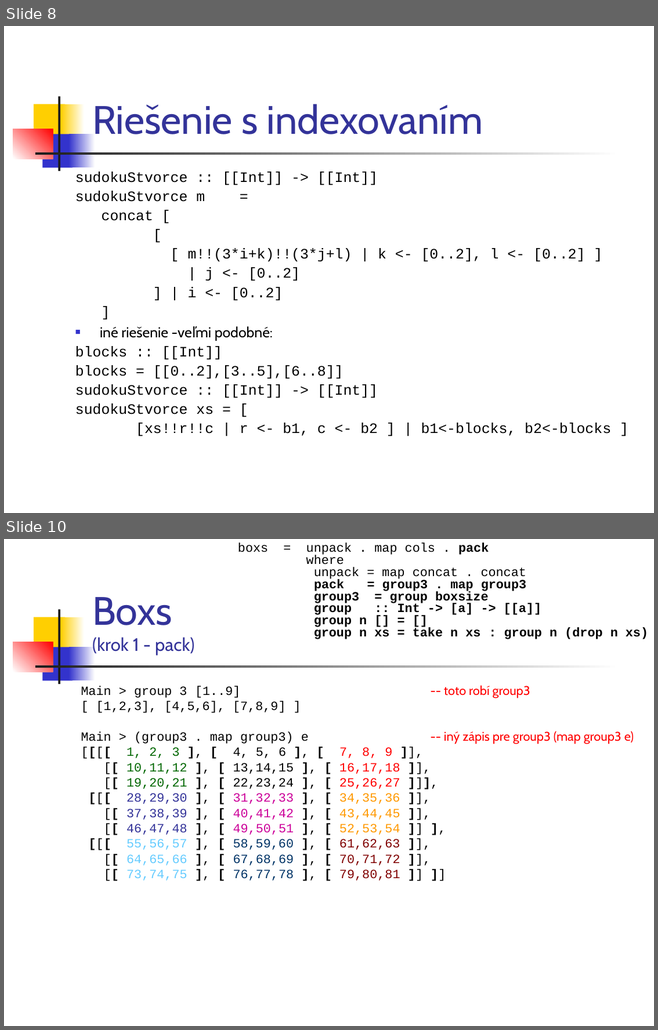
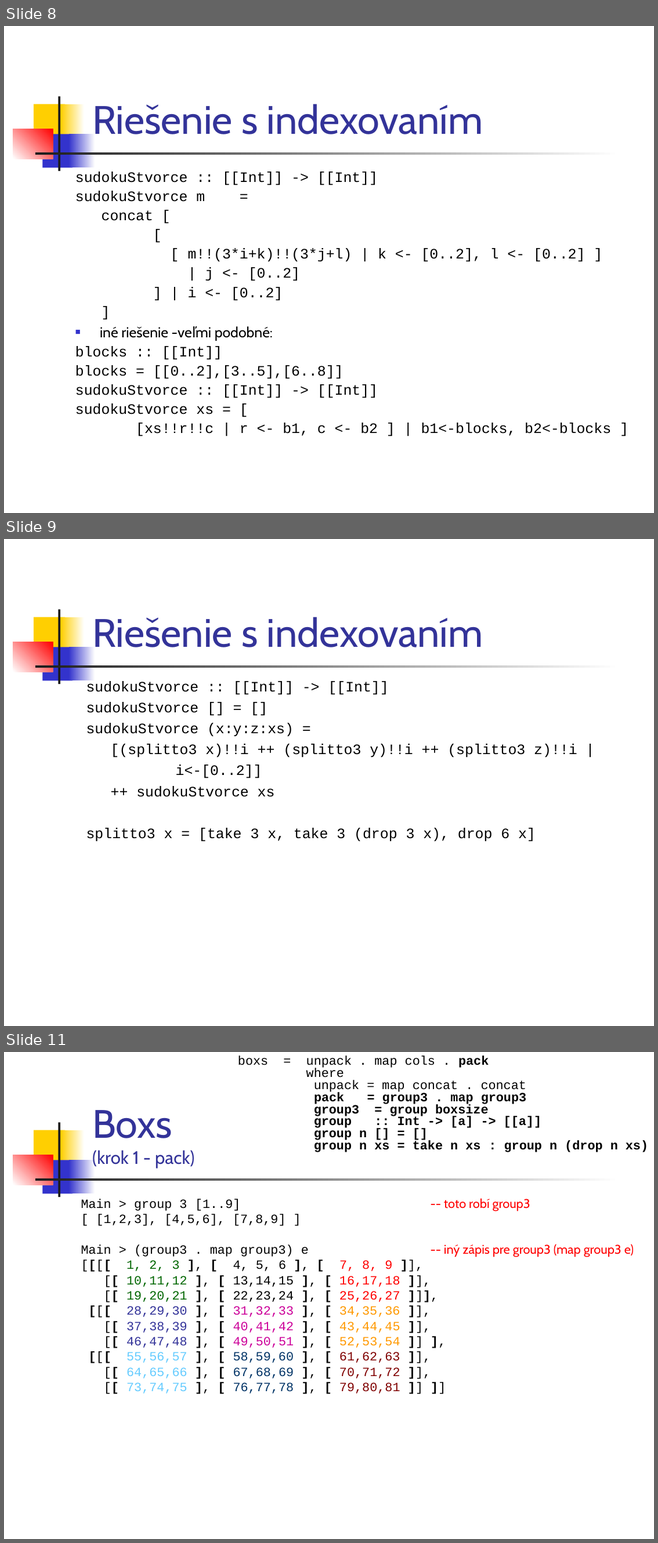
Before and after one commit to Funkcionalne/Prednasky, a slide deck: 04/04_fpro.ppt. Shown one above the other, each under a label of ours: slides 8 and 10 before the commit, slides 8, 9 and 11 after it; the slides between them are not shown. The pictures are 658x1030 and 658x1543 pixels, drawn with LibreOffice and Linux fonts; fonts in the diff are those of the drawing. Boxes give left, top, right and bottom in pixels: in the first picture for what was removed or moved away, otherwise in the second. Text is boxed around its words. In the diff, an @@ line names an element or a change of style, - is before the commit and + after.

```diff
--- a/04/04_fpro.ppt
+++ b/04/04_fpro.ppt
@@ slide 9 added at <box>4,539,654,1026</box>, background #FFFFFF; not listed: 7 template elements that a slide beside it also shows @@
@@ title added at <box>92,617,483,647</box>, 44 pt, text #333399 @@
+Riešenie s indexovaním
@@ text added at <box>86,681,577,841</box>, 16 pt, text #000000 @@
+sudokuStvorce :: [[Int]] -> [[Int]]
+sudokuStvorce [] = []
+sudokuStvorce (x:y:z:xs) =
+[(splitto3 x)!!i ++ (splitto3 y)!!i ++ (splitto3 z)!!i |
+i<-[0..2]]
+++ sudokuStvorce xs
+splitto3 x = [take 3 x, take 3 (drop 3 x), drop 6 x]
@@ what was slide 10 is now slide 11 @@
```
Also in this commit, not shown: 2 slides changed, 12 other files.
